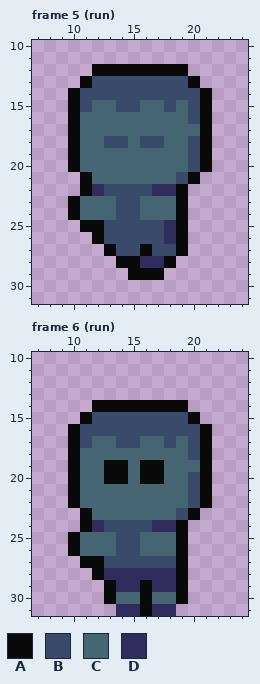
A pixel-art file gets an edit: assets/sprites/enemy/enemy.aseprite. That is the earlier state.
32x32 pixels, 6 frames. Shown: frame 5 (run): x 7..24, y 10..31; frame 6 (run): x 7..24, y 10..31. The commit also changed other frames, which this record leaves out.
Palette (. is transparent): A #090909  B #3a4a6b  C #466673  D #302c5e
Pixels before, frame 5 (run), first column x 10:
12 ..AAAAAAAA..
13 .ABBBBBBBBA.
14 ABBBBBBBBBBA
15 ABCCBBCCBCBA
16 ACCCCCCCCCBA
17 ACCCCCCCCCCA
18 ACCBBCBBCCBA
19 ACCCCCCCCCBA
20 ACCCCCCCCCBA
21 .ACCCCCCCBA.
22 .ADBBBBDDA..
23 ACCCBBCCCA..
24 ACCCBBCCCA..
25 .AABBBBBDA..
26 ..ABBBBBDA..
27 ...ABBABBA..
28 ....AADDA...
29 .....AAA....
Pixels before, frame 6 (run), first column x 10:
14 ..AAAAAAAA..
15 .ABBBBBBBBA.
16 ABBBBBBBBBBA
17 ABCCBBCCBCBA
18 ACCCCCCCCCBA
19 ACCAACAACCCA
20 ACCAACAACCBA
21 ACCCCCCCCCBA
22 ACCCCCCCCCBA
23 .ACCCCCCCBA.
24 .ADBBBBDDA..
25 ACCCBBCCCA..
26 ACCCBBCCCA..
27 .AABBBBBBA..
28 ..ADDDDDDA..
29 ...ADDADDA..
30 ...ACCACCA..
31 ....DDADD...
New version:
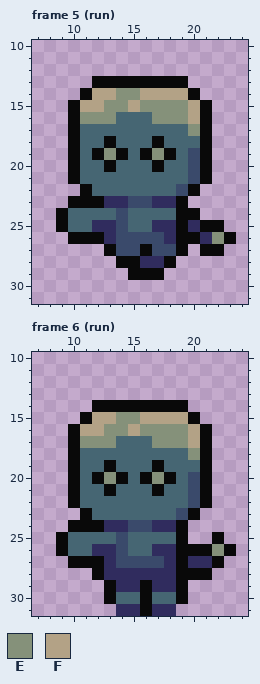
Colours new in this view: E #85917a  F #b3a286
The edit:
{"where": "frame 5 (run), layer \"babyzombie\""}
{"frame":5,"y":12,"x":12,"old":"AAAAAAAA","new":"........"}
{"frame":5,"y":13,"x":11,"old":"ABBBBBBBBA","new":".AAAAAAAA."}
{"frame":5,"y":14,"x":10,"old":"ABBBBBBBBBBA","new":".AFFEEFFFFA."}
{"frame":5,"y":15,"x":11,"old":"BCCBBCCBCB","new":"FFEEFEEEEF"}
{"frame":5,"y":16,"x":11,"old":"CCC","new":"EEE"}
{"frame":5,"y":16,"x":17,"old":"CCCB","new":"EEEF"}
{"frame":5,"y":17,"x":20,"old":"C","new":"E"}
{"frame":5,"y":18,"x":13,"old":"BB","new":"AC"}
{"frame":5,"y":18,"x":16,"old":"BB","new":"CA"}
{"frame":5,"y":18,"x":20,"old":"B","new":"C"}
{"frame":5,"y":19,"x":12,"old":"CCC","new":"AEA"}
{"frame":5,"y":19,"x":16,"old":"CCC","new":"AEA"}
{"frame":5,"y":20,"x":13,"old":"C","new":"A"}
{"frame":5,"y":20,"x":17,"old":"C","new":"A"}
{"frame":5,"y":21,"x":10,"old":".A","new":"AC"}
{"frame":5,"y":21,"x":19,"old":"BA.","new":"CBA"}
{"frame":5,"y":22,"x":12,"old":"DBBBBDDA.","new":"CCCCCCCBA"}
{"frame":5,"y":23,"x":11,"old":"CCCB","new":"AADD"}
{"frame":5,"y":23,"x":16,"old":"CCC","new":"BDD"}
{"frame":5,"y":24,"x":9,"old":".A","new":"AC"}
{"frame":5,"y":24,"x":15,"old":"B","new":"C"}
{"frame":5,"y":24,"x":20,"old":".","new":"A"}
{"frame":5,"y":25,"x":9,"old":"..AAB","new":"ACCDD"}
{"frame":5,"y":25,"x":15,"old":"BBB","new":"CCD"}
{"frame":5,"y":25,"x":20,"old":"...","new":"DAA"}
{"frame":5,"y":26,"x":10,"old":"..","new":"AA"}
{"frame":5,"y":26,"x":13,"old":"B","new":"D"}
{"frame":5,"y":26,"x":20,"old":"....","new":"ADEA"}
{"frame":5,"y":27,"x":21,"old":"..","new":"AA"}
{"where": "frame 6 (run), layer \"babyzombie\""}
{"frame":6,"y":15,"x":12,"old":"BBBBBBBB","new":"FFEEFFFF"}
{"frame":6,"y":16,"x":11,"old":"BBBBBBBBBB","new":"FFEEFEEEEF"}
{"frame":6,"y":17,"x":11,"old":"BCCBB","new":"EEECC"}
{"frame":6,"y":17,"x":17,"old":"CBCB","new":"EEEF"}
{"frame":6,"y":18,"x":20,"old":"B","new":"E"}
{"frame":6,"y":19,"x":14,"old":"A","new":"C"}
{"frame":6,"y":19,"x":16,"old":"A","new":"C"}
{"frame":6,"y":20,"x":12,"old":"CA","new":"AE"}
{"frame":6,"y":20,"x":17,"old":"AC","new":"EA"}
{"frame":6,"y":21,"x":13,"old":"C","new":"A"}
{"frame":6,"y":21,"x":17,"old":"C","new":"A"}
{"frame":6,"y":24,"x":10,"old":".","new":"A"}
{"frame":6,"y":24,"x":12,"old":"DBB","new":"ADD"}
{"frame":6,"y":25,"x":9,"old":".A","new":"AC"}
{"frame":6,"y":25,"x":15,"old":"B","new":"C"}
{"frame":6,"y":25,"x":22,"old":".","new":"A"}
{"frame":6,"y":26,"x":9,"old":".A","new":"AC"}
{"frame":6,"y":26,"x":12,"old":"CC","new":"DD"}
{"frame":6,"y":26,"x":15,"old":"B","new":"C"}
{"frame":6,"y":26,"x":17,"old":"CC","new":"DD"}
{"frame":6,"y":26,"x":20,"old":"....","new":"AAEA"}
{"frame":6,"y":27,"x":10,"old":".","new":"A"}
{"frame":6,"y":27,"x":13,"old":"B","new":"D"}
{"frame":6,"y":27,"x":18,"old":"B","new":"D"}
{"frame":6,"y":27,"x":20,"old":"...","new":"DDA"}
{"frame":6,"y":28,"x":20,"old":"..","new":"AA"}
{"label":"changed","picture_box":[56,64,236,256]}
{"label":"changed","picture_box":[56,412,236,580]}
